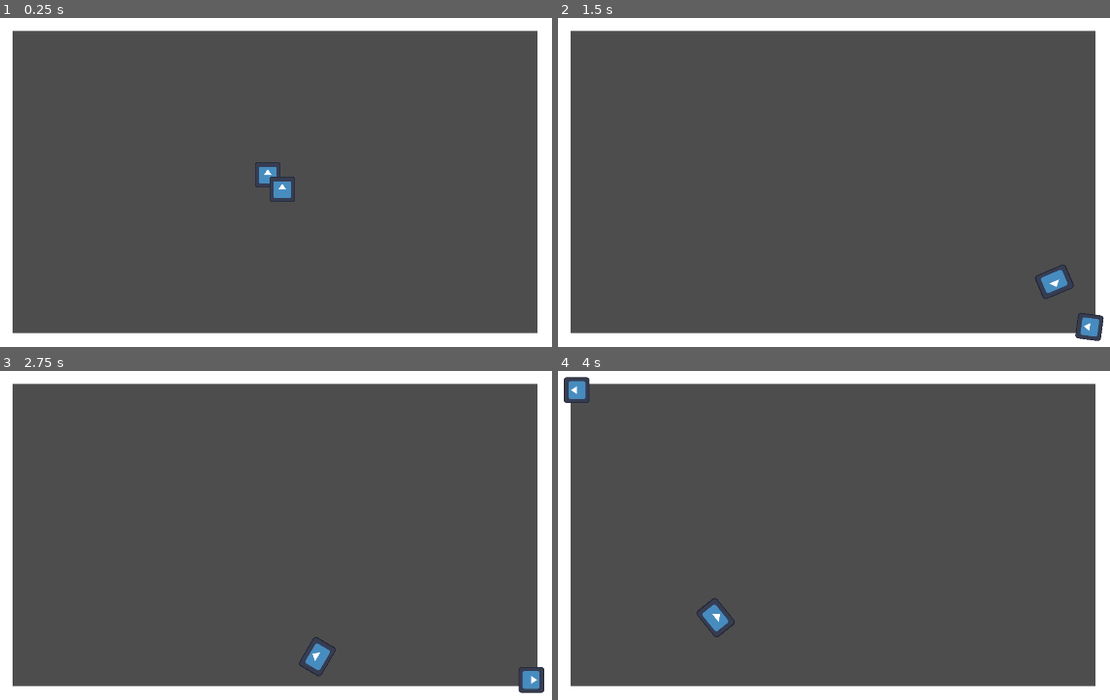
Above: before the commit, frames 1-4 (two rows, left to right).
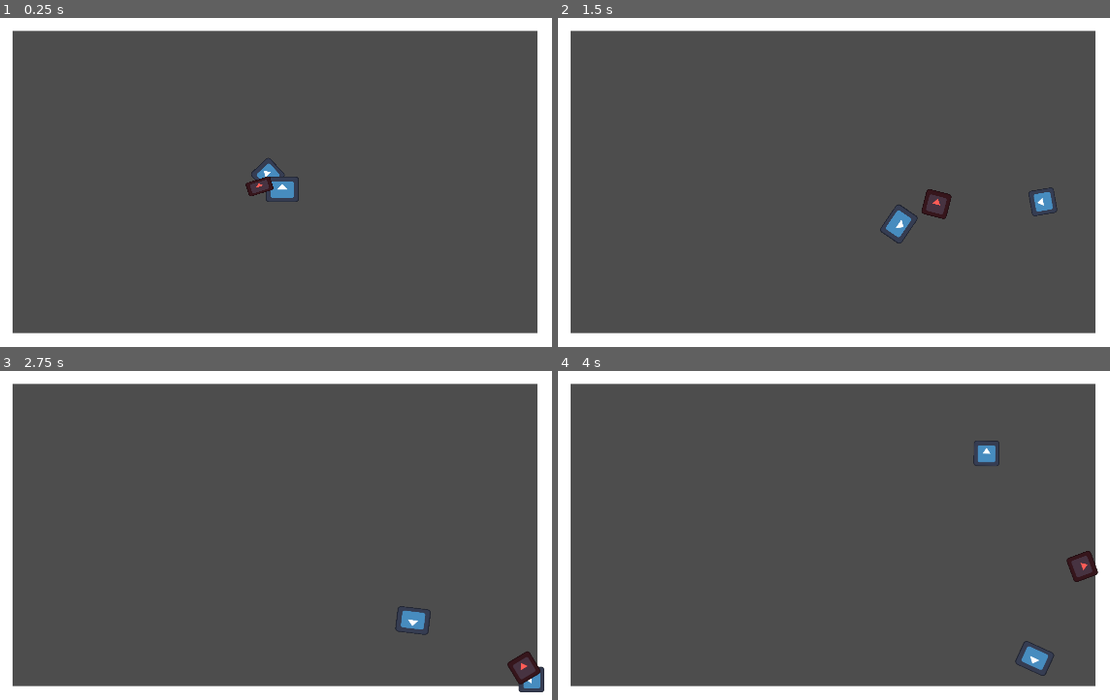
Above: after the commit, the same moments.

Repository: BitCrushStudios/Epic-Shape-Game
Game: Godot game, scene res://Scenes/Main/main.tscn
Same seed, same stepped clock (60 frames per second), same inputs: the game is played once before the commit and once after it. The engine's default icon, where the game draws it, is replaced by a stand-in: a white triangle on a blue panel in a dark square.
Inputs (mouse positions are in pixels of both pictures, inside the frame that each line leads up to):
- Up to frame 1 (0.25 s): no input
- Up to frame 2 (1.5 s): move the mouse to (1005, 159) at 0.52 s; hold D (move_right) 0.53-1.28 s; click (1005, 159) at 0.67 s; move the mouse to (679, 202) at 1.27 s; hold S (move_down) from 1.28 s (still down)
- Up to frame 3 (2.75 s): move the mouse to (353, 440) at 2.02 s; release S (move_down) at 2.03 s; hold D (move_right) from 2.03 s (still down)
- Up to frame 4 (4 s): move the mouse to (795, 621) at 2.77 s; release D (move_right) at 2.78 s; hold W (move_up) 2.78-3.53 s; click (795, 621) at 2.92 s; move the mouse to (1065, 601) at 3.52 s; hold A (move_left) from 3.53 s (still down)

The runs differ from the first frame. In frame 1, 0.3% of the frame differs, in the area x 44-55%, y 42-56%; in frame 2, 1.5%, in the area x 58-99%, y 51-99%; in frame 3, 1.0%; in frame 4, 1.5%.

Commit message:
basic enemy

Diff:
--- /dev/null
+++ b/Scenes/Enemies/Basic Enemy/basic_enemy.gd
@@ -0,0 +1,11 @@
+extends RigidBody2D
+
+
+# Called when the node enters the scene tree for the first time.
+func _ready() -> void:
+	pass # Replace with function body.
+
+
+# Called every frame. 'delta' is the elapsed time since the previous frame.
+func _process(delta: float) -> void:
+	pass
--- /dev/null
+++ b/Scenes/Enemies/Basic Enemy/basic_enemy.tscn
@@ -0,0 +1,49 @@
+[gd_scene format=3 uid="uid://234xdwifsgpw"]
+
+[ext_resource type="Texture2D" uid="uid://2fmkc6k7s4lk" path="res://icon.svg" id="1_ic6p7"]
+[ext_resource type="Script" uid="uid://bukc7wtopftoo" path="res://Scripts/Components/HealthComponent.gd" id="2_x1jrb"]
+[ext_resource type="Script" uid="uid://bv36fff2pv23e" path="res://Scripts/Components/provide_exprience_on_death.gd" id="3_mxo22"]
+[ext_resource type="Script" uid="uid://dqrfh3gfxh6jk" path="res://Scenes/Enemies/Basic Enemy/chance_to_drop_heal_orb.gd" id="4_mxo22"]
+[ext_resource type="Script" uid="uid://dewytwgd68nip" path="res://Scenes/Enemies/Basic Enemy/damage_player_on_collide.gd" id="5_xutld"]
+[ext_resource type="Script" uid="uid://7vq4s4mcrolh" path="res://Scenes/Player/rotate_towards_velocity.gd" id="6_12wo0"]
+[ext_resource type="Script" uid="uid://pn8rqof2dvet" path="res://Scenes/Enemies/Basic Enemy/persue_player_component.gd" id="6_xutld"]
+
+[sub_resource type="CircleShape2D" id="CircleShape2D_xutld"]
+radius = 39.051247
+
+[node name="BasicEnemy" type="RigidBody2D" unique_id=2056028703]
+
+[node name="HealthComponent" type="Node" parent="." unique_id=220206729 node_paths=PackedStringArray("sprite")]
+script = ExtResource("2_x1jrb")
+sprite = NodePath("../SpriteOrigin/Sprite")
+
+[node name="ProvidesExprienceOnDeath" type="Node" parent="HealthComponent" unique_id=954447801 node_paths=PackedStringArray("health")]
+script = ExtResource("3_mxo22")
+health = NodePath("..")
+
+[node name="ChanceToDropHealOrb" type="Node" parent="HealthComponent" unique_id=957560835 node_paths=PackedStringArray("health")]
+script = ExtResource("4_mxo22")
+health = NodePath("..")
+
+[node name="DamagePlayerOnCollide" type="Node" parent="." unique_id=1825436233 node_paths=PackedStringArray("health")]
+script = ExtResource("5_xutld")
+health = NodePath("../HealthComponent")
+
+[node name="PersuePlayerComponent" type="Node" parent="." unique_id=1571972711]
+script = ExtResource("6_xutld")
+
+[node name="RotateTowardsVelocity" type="Node" parent="." unique_id=1786959343 node_paths=PackedStringArray("body", "target")]
+script = ExtResource("6_12wo0")
+body = NodePath("..")
+target = NodePath("../SpriteOrigin/Sprite")
+metadata/_custom_type_script = "uid://7vq4s4mcrolh"
+
+[node name="SpriteOrigin" type="Node2D" parent="." unique_id=944784472]
+
+[node name="Sprite" type="Sprite2D" parent="SpriteOrigin" unique_id=437641756]
+modulate = Color(1, 0.36305, 0.33887503, 1)
+scale = Vector2(0.5, 0.5)
+texture = ExtResource("1_ic6p7")
+
+[node name="CollisionShape2D" type="CollisionShape2D" parent="." unique_id=810316991]
+shape = SubResource("CircleShape2D_xutld")
--- /dev/null
+++ b/Scenes/Enemies/Basic Enemy/chance_to_drop_heal_orb.gd
@@ -0,0 +1,23 @@
+extends EntityComponent
+class_name ChanceToDropHealOrb
+
+@export var health: HealthComponent
+@export var chances = 1
+func _enter_tree() -> void:
+	health.has_died.connect(on_has_died)
+
+func _exit_tree() -> void:
+	health.has_died.disconnect(on_has_died)
+
+func on_has_died():
+	if not PlayerExperience.instance:
+		return
+	#var ups = 0
+	#for u in PlayerExperience.instance.upgrades:
+		#if u is HealthOrbChanceUpgradeResource:
+			#ups+=1
+	#for i in range(chances):
+		#if randi_range(min(ups,20),20)==20:
+			#var orb:RigidBody2D = preload("res://World/Scenes/Cube/health_orb.tscn").instantiate()
+			#CubesManager.instance.add_child.call_deferred(orb)
+			#orb.global_position = health.get_parent().global_position
--- /dev/null
+++ b/Scenes/Enemies/Basic Enemy/damage_player_on_collide.gd
@@ -0,0 +1,20 @@
+extends EntityComponent
+class_name DamagePlayerOnCollide
+@export var self_death_on_collide=true
+@export var damage = 1.0
+@export var health:HealthComponent
+#
+#func _enter_tree() -> void:
+	#get_parent().body_entered.connect(_on_body_entered)
+#
+#func _exit_tree() -> void:
+	#get_parent().body_entered.disconnect(_on_body_entered)
+
+func _process(_delta: float) -> void:
+	for other in (get_parent() as RigidBody2D).get_colliding_bodies():
+		if  self_death_on_collide and not get_parent().is_queued_for_deletion():
+			health.trigger_death()
+		if other is Player:
+			var player_health = other.get_node_or_null("PlayerHealth")
+			if player_health is PlayerHealth:
+				player_health.apply_damage(damage, self )
--- /dev/null
+++ b/Scenes/Enemies/Basic Enemy/persue_player_component.gd
@@ -0,0 +1,12 @@
+extends EntityComponent
+class_name PersuePlayerComponent
+
+@export var speed = 2000.0
+@onready var entity: RigidBody2D = get_parent()
+@export var flip_direction = Vector2.RIGHT
+
+func _physics_process(_delta: float):
+	if not Player.instance:
+		return
+	var pos_diff = (Player.instance.global_position) - entity.global_position
+	entity.apply_central_force(pos_diff.normalized() * speed - entity.linear_velocity)
--- /dev/null
+++ b/Scenes/Enemies/Basic Enemy/rotate_towards_velocity.gd
@@ -0,0 +1,11 @@
+extends Node
+
+
+# Called when the node enters the scene tree for the first time.
+func _ready() -> void:
+	pass # Replace with function body.
+
+
+# Called every frame. 'delta' is the elapsed time since the previous frame.
+func _process(delta: float) -> void:
+	pass
--- a/Scenes/Main/main.tscn
+++ b/Scenes/Main/main.tscn
@@ -2,6 +2,7 @@
 
 [ext_resource type="PackedScene" uid="uid://dl1jkvq3882bc" path="res://Scenes/Player/player.tscn" id="1_1r6ip"]
 [ext_resource type="PackedScene" uid="uid://5rmmj886ads0" path="res://Scenes/Weapons/basic_cube.tscn" id="2_lixft"]
+[ext_resource type="PackedScene" uid="uid://234xdwifsgpw" path="res://Scenes/Enemies/Basic Enemy/basic_enemy.tscn" id="3_qw60k"]
 
 [sub_resource type="WorldBoundaryShape2D" id="WorldBoundaryShape2D_1r6ip"]
 
@@ -68,3 +69,5 @@
 zoom = Vector2(0.5, 0.5)
 
 [node name="BasicCube" parent="." unique_id=732637448 instance=ExtResource("2_lixft")]
+
+[node name="BasicEnemy" parent="." unique_id=2056028703 instance=ExtResource("3_qw60k")]
--- a/Scenes/Player/player.tscn
+++ b/Scenes/Player/player.tscn
@@ -22,12 +22,15 @@
 
 [node name="PlayerMovementComponent" type="Node" parent="." unique_id=1364279484 node_paths=PackedStringArray("walk_sprite", "slide_sprite")]
 script = ExtResource("3_htcer")
-walk_speed = 15000.0
+walk_speed = 1500.0
 walk_sprite = NodePath("../SpriteOrigin/Sprite")
 slide_sprite = NodePath("../SpriteOrigin/Sprite")
 
 [node name="PlayerExprience" type="Node" parent="." unique_id=1056169801]
 script = ExtResource("4_htcer")
+level_exp_min = 100.00000000000007
+level_exp_max = 192.08915032694938
+level_exp_diff = 92.08915032694931
 
 [node name="ScoreComponent" type="Node" parent="." unique_id=1232947429]
 script = ExtResource("5_jlvik")
--- /dev/null
+++ b/Scripts/Components/provide_exprience_on_death.gd
@@ -0,0 +1,16 @@
+extends EntityComponent
+class_name ProvidesExperienceOnDeath
+
+@export var experience:float = 10.0
+@export var health: HealthComponent
+
+func _enter_tree() -> void:
+	health.has_died.connect(on_has_died)
+
+func _exit_tree() -> void:
+	health.has_died.disconnect(on_has_died)
+
+func on_has_died():
+	if not PlayerExperience.instance:
+		return
+	PlayerExperience.instance.apply_exp_gain(experience, self)
Not shown, added: Scenes/Enemies/Basic Enemy/basic_enemy.gd.uid
Not shown, added: Scenes/Enemies/Basic Enemy/chance_to_drop_heal_orb.gd.uid
Not shown, added: Scenes/Enemies/Basic Enemy/damage_player_on_collide.gd.uid
Not shown, added: Scenes/Enemies/Basic Enemy/persue_player_component.gd.uid
Not shown, added: Scenes/Enemies/Basic Enemy/rotate_towards_velocity.gd.uid
Not shown, added: Scripts/Components/provide_exprience_on_death.gd.uid
